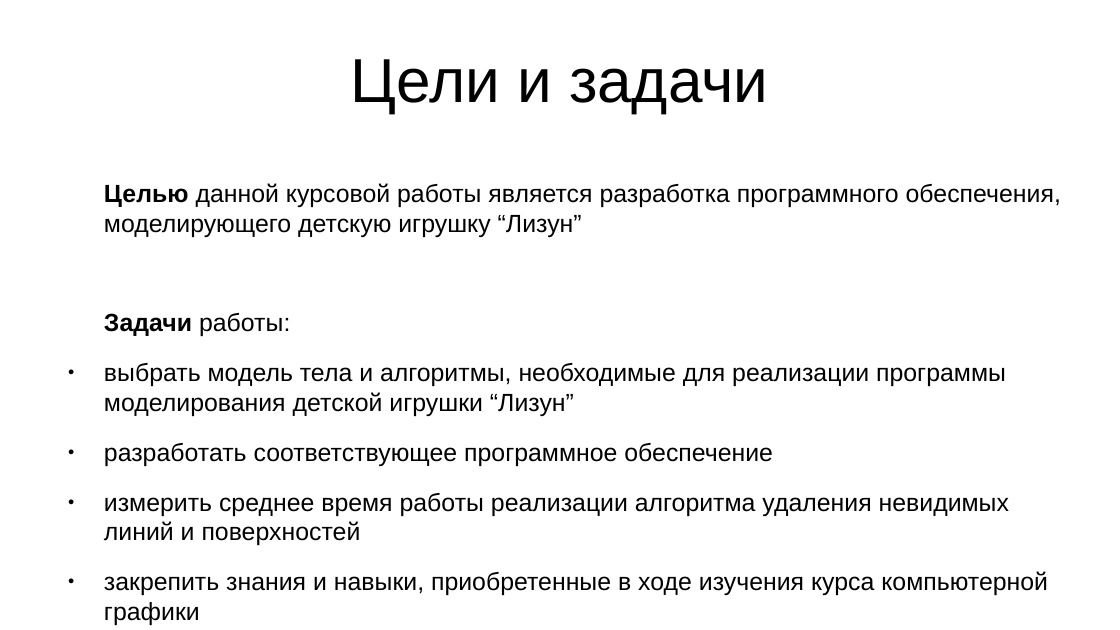
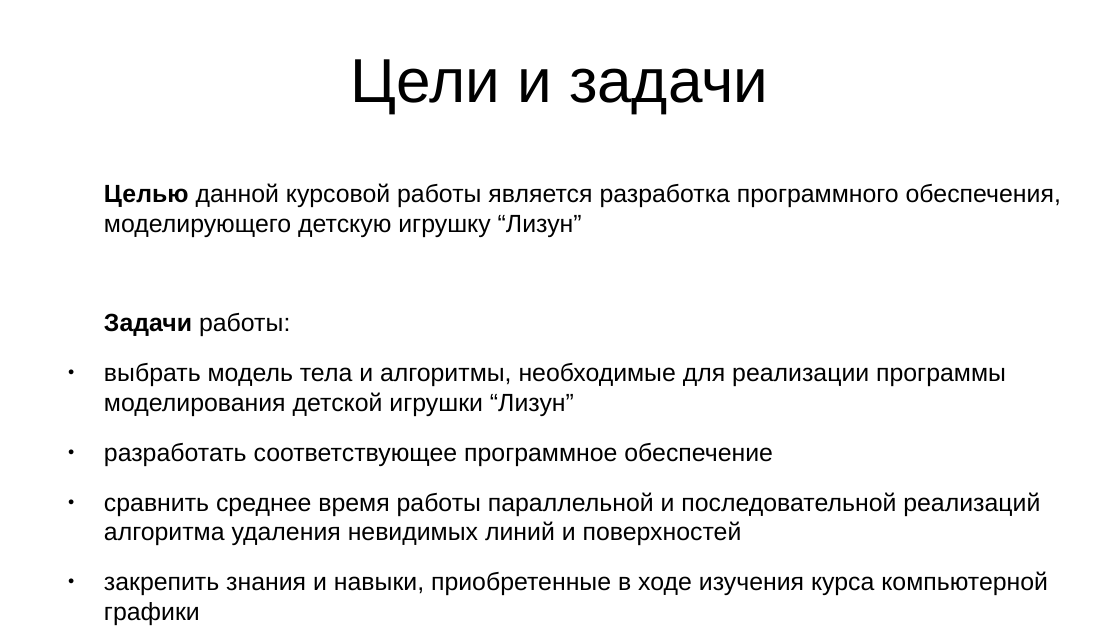
Before and after one commit to agarmirus/slime_toy_course_project, a slide deck: slide 2 of docs/pres/pres.odp. Drawn at 1120x630 pixels with LibreOffice and Linux fonts; fonts in the diff are those of the drawing. Boxes give left, top, right and bottom in pixels: in the first picture for what was removed or moved away, otherwise in the second. Text is boxed around its words. In the diff, an @@ line names an element or a change of style, - is before the commit and + after.

```diff
--- a/docs/pres/pres.odp
+++ b/docs/pres/pres.odp
@@ text at box(104, 492, 1040, 545): text changed @@
-● измерить среднее время работы реализации алгоритма удаления невидимых линий и поверхностей
+● сравнить среднее время работы параллельной и последовательной реализаций алгоритма удаления невидимых линий и поверхностей
```
Also in this commit, not shown: 1 other slide changed, 6 other files.
